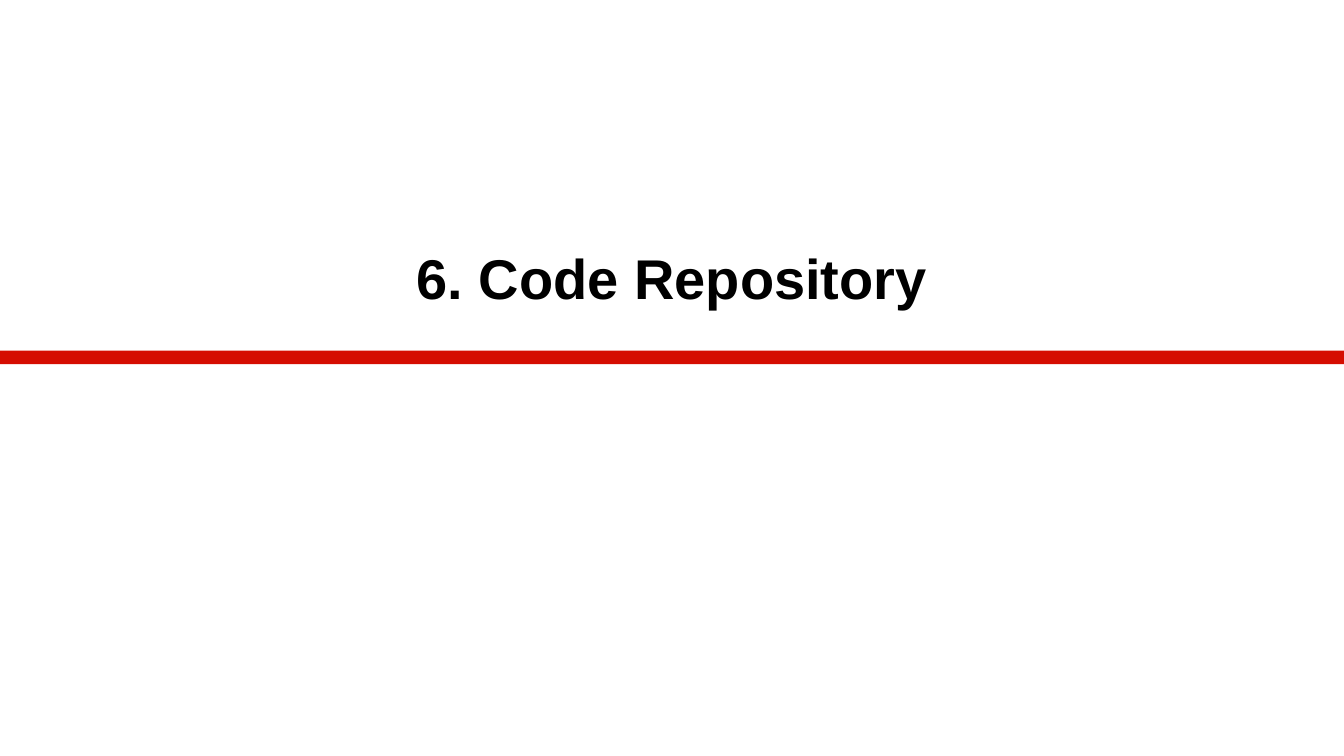
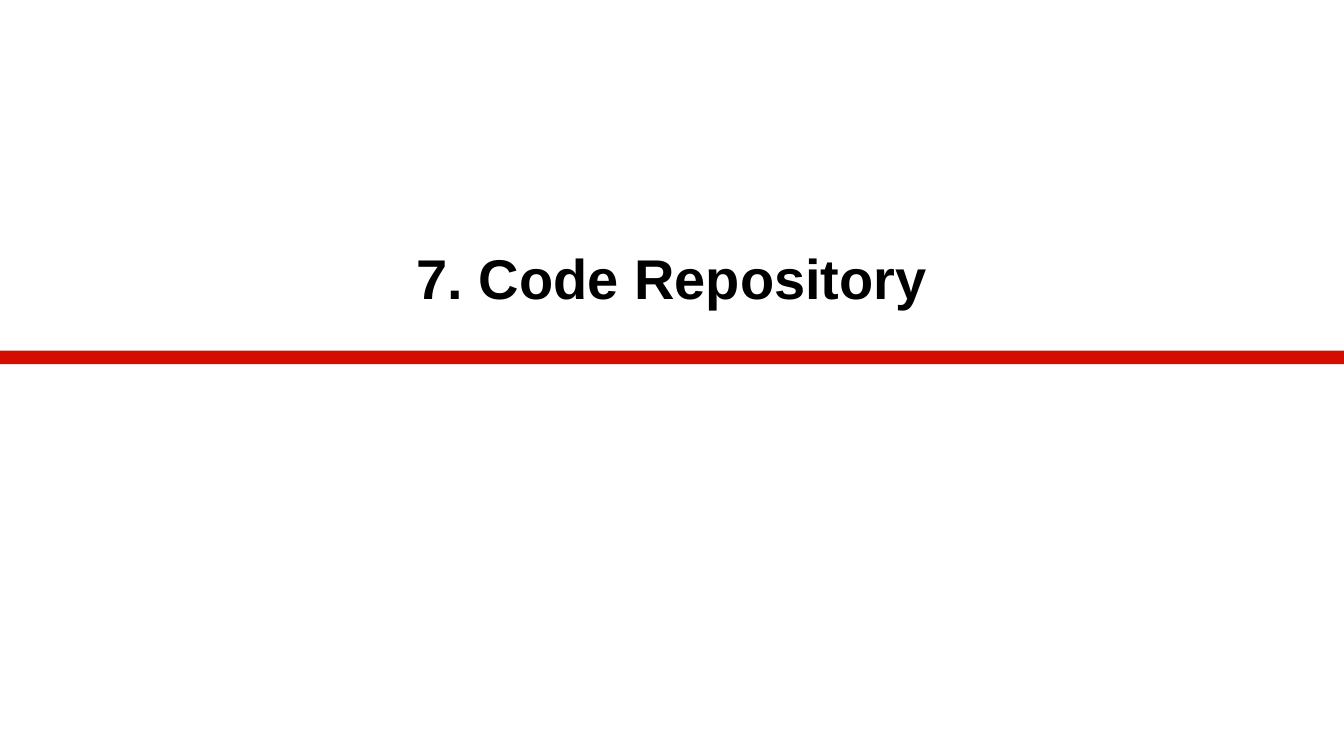
Before and after one commit to dirkriehle/amos-course, a slide deck: slide 42 of Lecture slides/AMOS B01 - Team and Tools.pptx (slide 38 before the commit). Drawn at 1344x756 pixels with LibreOffice and Linux fonts; fonts in the diff are those of the drawing. Boxes give left, top, right and bottom in pixels: in the first picture for what was removed or moved away, otherwise in the second. Text is boxed around its words. In the diff, an @@ line names an element or a change of style, - is before the commit and + after.

```diff
--- a/Lecture slides/AMOS B01 - Team and Tools.pptx
+++ b/Lecture slides/AMOS B01 - Team and Tools.pptx
@@ title at (x1=417, y1=258, x2=926, y2=308): text changed @@
-6. Code Repository
+7. Code Repository
```
Also in this commit, not shown: 3 other slides changed, 1 slide added, 11 other files.
